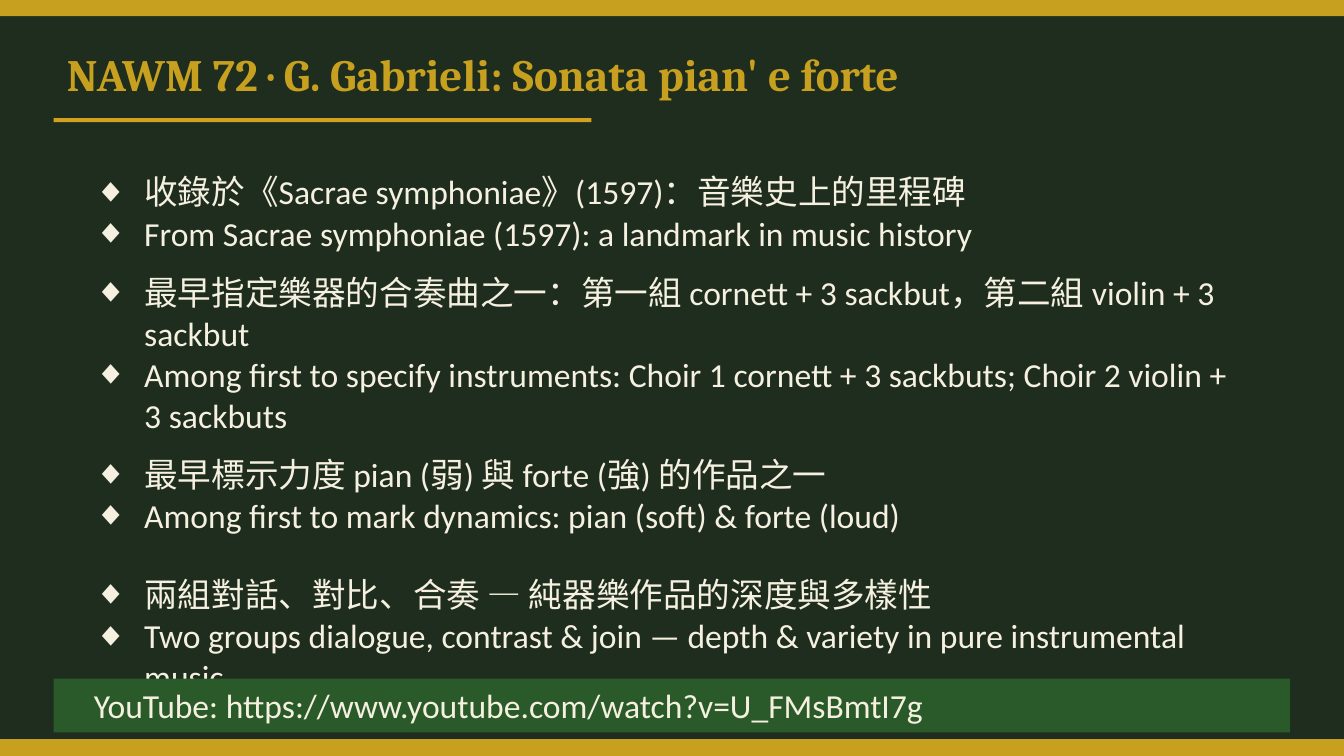
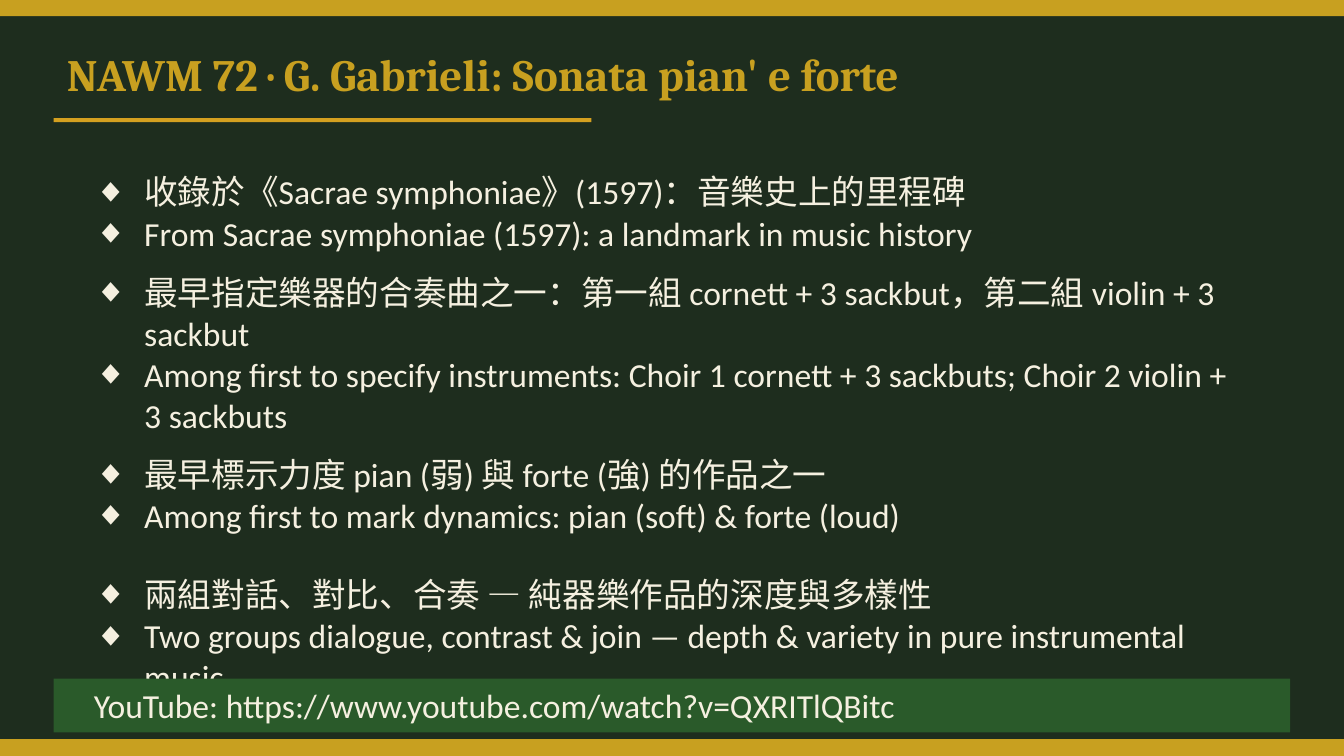
Before and after one commit to ccli-taipower/A_History_of_Western_Music, a slide deck: slide 23 of Ch12_Instrumental.pptx. Drawn at 1344x756 pixels with LibreOffice and Linux fonts; fonts in the diff are those of the drawing. Boxes give left, top, right and bottom in pixels: in the first picture for what was removed or moved away, otherwise in the second. Text is boxed around its words. In the diff, an @@ line names an element or a change of style, - is before the commit and + after.

```diff
--- a/Ch12_Instrumental.pptx
+++ b/Ch12_Instrumental.pptx
@@ text at <box>94,694,895,724</box>: text changed @@
-YouTube: https://www.youtube.com/watch?v=U_FMsBmtI7g
+YouTube: https://www.youtube.com/watch?v=QXRITlQBitc
```
Also in this commit, not shown: 6 other slides changed, 17 other files.
